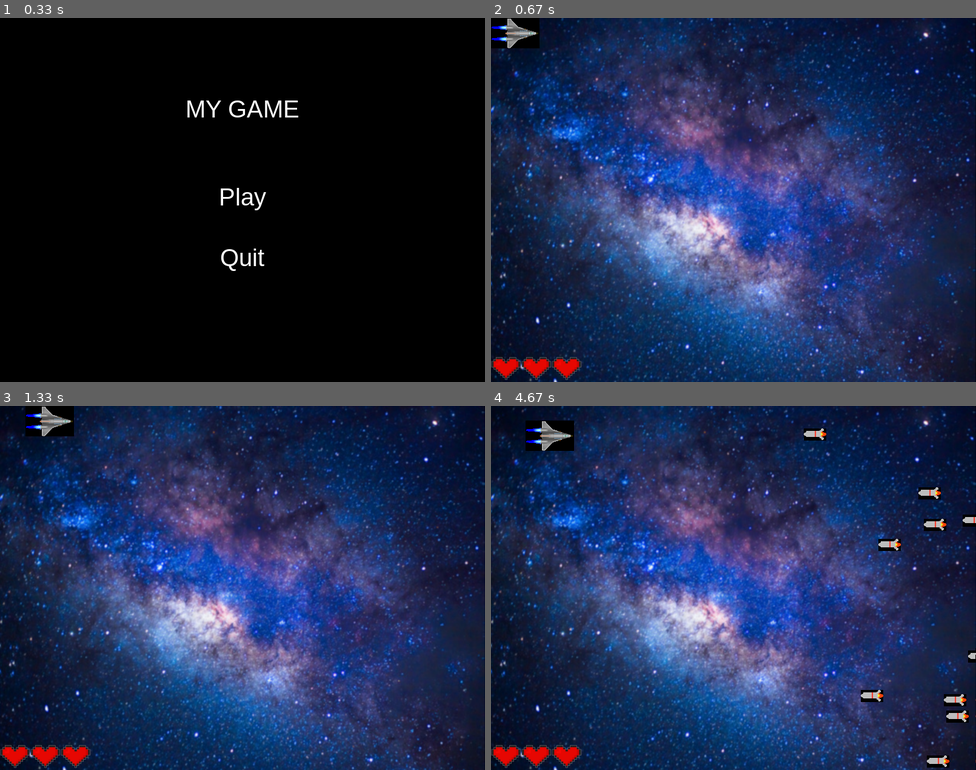
Above: before the commit, frames 1-4 (two rows, left to right).
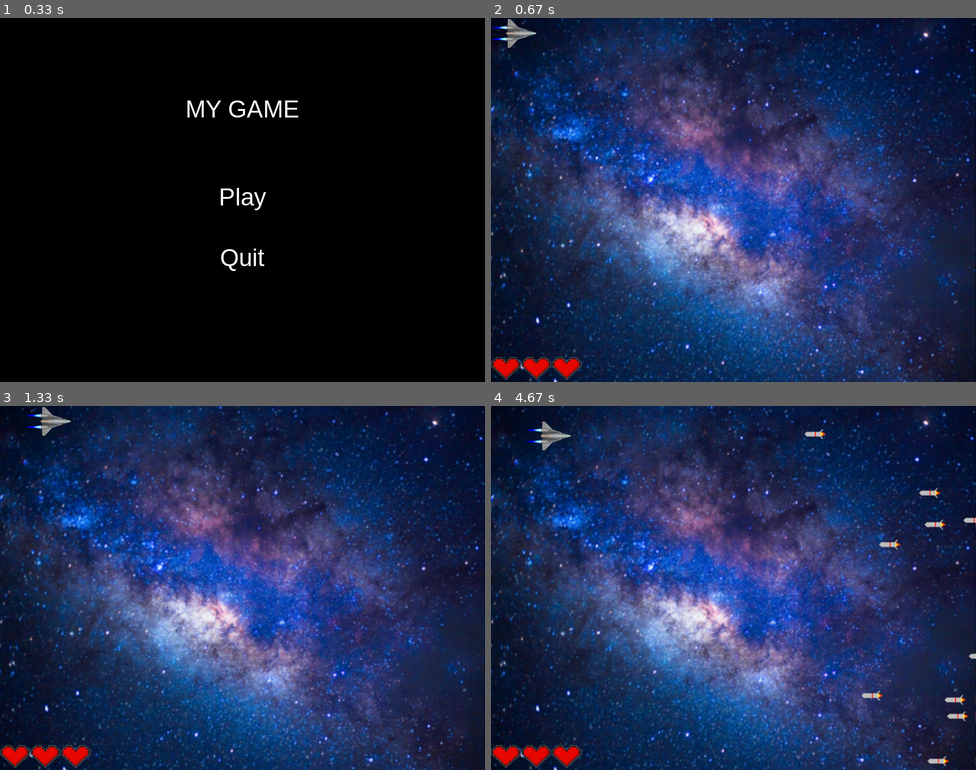
Above: after the commit, the same moments.

Repository: Aimar1109/3.Ebaluazioa
Game: pygame game, started from game.py
Two runs of this game, one before a commit and one after it. Both use one fixed random seed, a clock stepped at 60 frames per second and the inputs below.
Inputs (mouse positions are in pixels of both pictures, inside the frame that each line leads up to):
- Up to frame 1 (0.33 s): no input
- Up to frame 2 (0.67 s): click (733, 200) at 0.38 s
- Up to frame 3 (1.33 s): hold Right 0.67-1.13 s
- Up to frame 4 (4.67 s): hold Right 1.5-1.97 s; hold Left 2-2.53 s; hold Down 2.57-2.87 s; hold Left 2.9-3.3 s; hold Up 3.33-3.7 s; hold Right 3.73-4.37 s; hold Down from 4.4 s (still down)

Frame 1 is identical in both runs. In frame 2, 0.6% of the frame differs, in the area x 0-10%, y 0-9%; in frame 3, 0.6%; in frame 4, 1.6%, in the area x 7-100%, y 4-100%.

Commit message:
Fondo negro corregido

Diff:
--- a/game.py
+++ b/game.py
@@ -34,7 +34,7 @@
 class Player(pygame.sprite.Sprite):
     def __init__(self):
         super(Player, self).__init__()
-        self.surf = pygame.image.load("spacecraft.png").convert()
+        self.surf = pygame.image.load("spacecraft.png").convert_alpha()
         self.surf.set_colorkey((255, 255, 255), RLEACCEL)
         self.rect = self.surf.get_rect()
         self.speed = 3
@@ -42,7 +42,7 @@
         self.score = 0
 
     def restart(self, x, y):
-        self.surf = pygame.image.load("spacecraft.png").convert()
+        self.surf = pygame.image.load("spacecraft.png").convert_alpha()
         self.surf.set_colorkey((255, 255, 255), RLEACCEL)
         self.rect = self.surf.get_rect(center=(x, y))
         self.speed = 3
@@ -77,7 +77,7 @@
 class Enemy(pygame.sprite.Sprite):
     def __init__(self):
         super(Enemy, self).__init__()
-        self.surf = pygame.image.load("missile.png").convert()
+        self.surf = pygame.image.load("missile.png").convert_alpha()
         self.surf.set_colorkey((255, 255, 255), RLEACCEL)
         self.rect = self.surf.get_rect(
             center=(
@@ -248,8 +248,8 @@
             x = player.rect.x
             y = player.rect.y
             player.kill()
+            player.lifes -= 1
             game_state = False
-            player.lifes -= 1
             if player.lifes == 0:
                 first = True
                 game_over = True
Binary file added: asteroid.png
